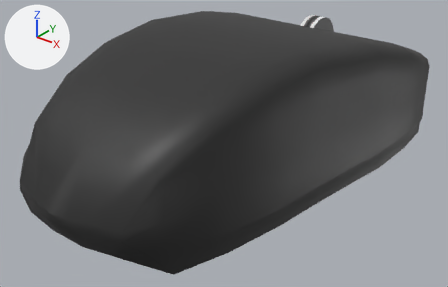
Renders of the FBX model WIP/Models/Mouse/PCMouse.fbx from each side of a commit.
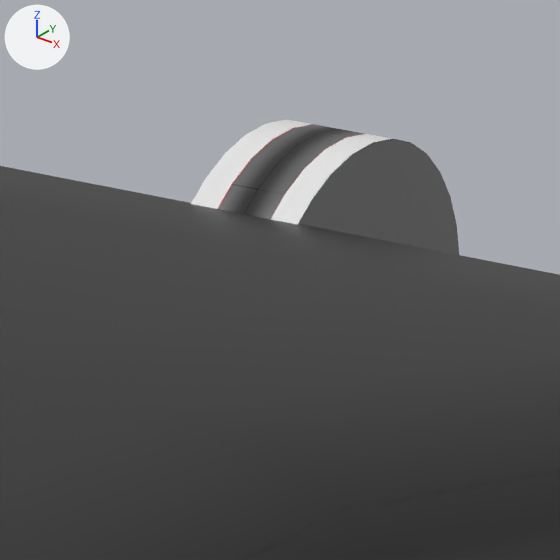
There are two pictures of each version: one whole from a 50 mm lens placed at (0.0699, -0.0874, 0.045), pointed at (-0.0001, 0.0, -0.0092), one close up on the part from 62% to 77% of the width and 0% to 24% of the height. Lighting does not change. The marker at upper left points along +X, +Y and +Z. Objects named as collision shapes, trigger or cutter boxes, shadow casters or lower levels of detail are left out. Where no turn or scale is listed for an object, it has been applied to the vertices.

The scene before the commit, as lines of its bpy script (objects in view):
```python
me_cube_001 = bpy.data.meshes.new('Cube.001')
me_cube_001.from_pydata(...)  # 492 vertices, 580 faces; spans x -0.0259..0.0259, y -0.0419..0.0531, z -0.0137..0.0132
# faces by material slot: [152, 64, 364]
me_cube_001.materials.append(mat_mousewheel)  # picture img_mouse_png
me_cube_001.materials.append(mat_mousewheelrgb)  # white #e7e7e7
me_cube_001.materials.append(mat_mouse)  # picture img_mouse_png
ob_pcmousemerged = bpy.data.objects.new('PCMouseMerged', me_cube_001)
ob_pcmousemerged.location = (0.0, 0.0, 0.0)
```
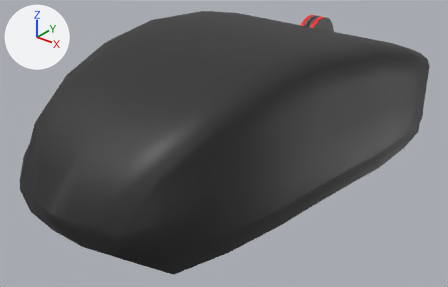
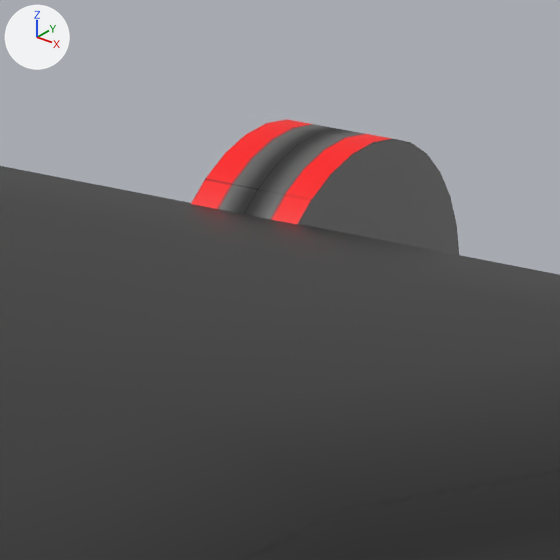
What differs and where, as boxes [x1, y1, x2, y2] in the close-ups (560 x 560 px):
part 1 of me_cube_001, recoloured (white to red): [191, 119, 392, 225] in both

The change, as a diff of the scene's bpy script:
```diff
--- a/WIP/Models/Mouse/PCMouse.fbx.py
+++ b/WIP/Models/Mouse/PCMouse.fbx.py
@@ me_cube_001 @@
 me_cube_001.from_pydata(...)  # 492 vertices, 580 faces; spans x -0.0259..0.0259, y -0.0419..0.0531, z -0.0137..0.0132
 # used by ob_pcmousemerged; location = (0.0, 0.0, 0.0)
-me_cube_001.materials.append(mat_mousewheel)  # picture img_mouse_png
+# me_cube_001 part 1: all 64 faces that had it switch from mat_mousewheelrgb (white #e7e7e7) to mat_mouse (picture img_mouse_png)
```
